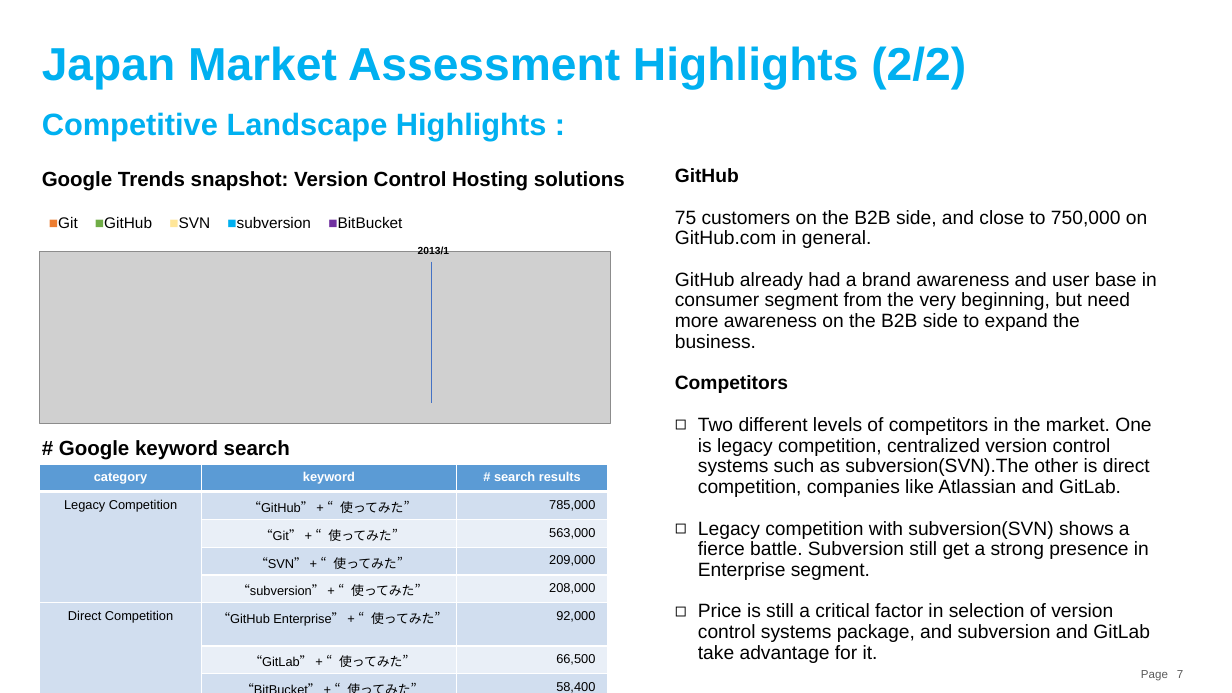
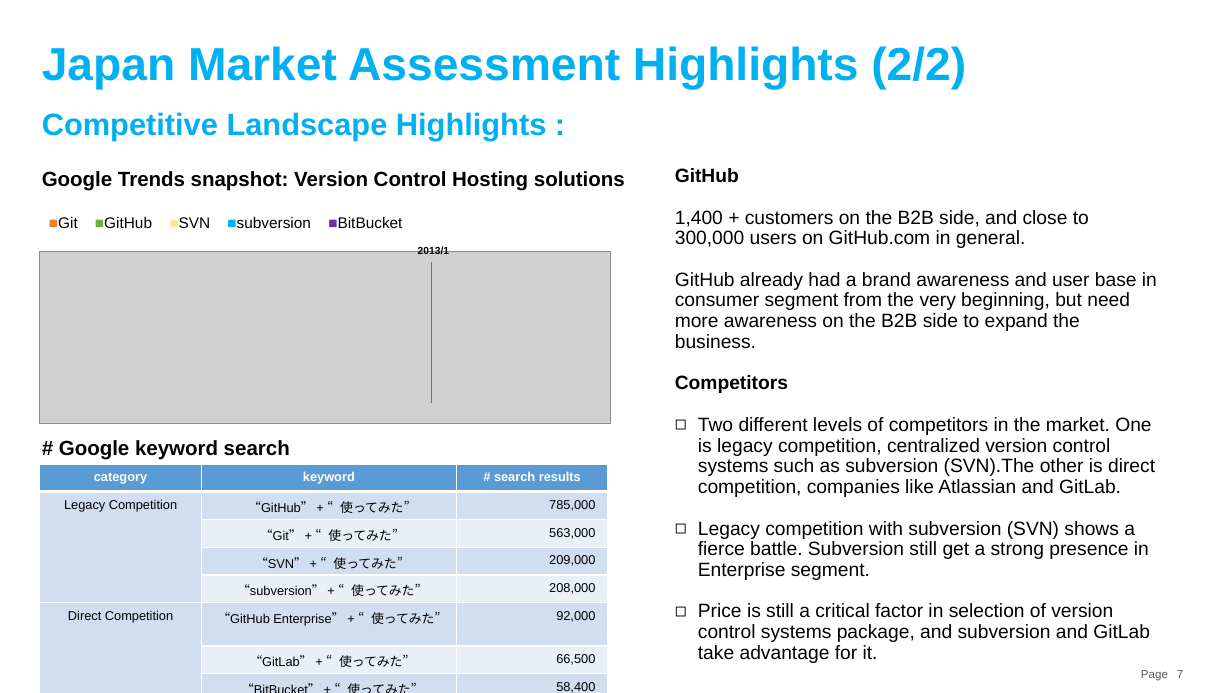
Before and after one commit to souebina/GitHub-Japan-Marketing-Plan, a slide deck: slide 7 of GitHub Japan Marketing Strategy.pptx. Drawn at 1232x693 pixels with LibreOffice and Linux fonts; fonts in the diff are those of the drawing; grey boxes stand for pictures. Boxes give left, top, right and bottom in pixels: in the first picture for what was removed or moved away, otherwise in the second. Text is boxed around its words. In the diff, an @@ line names an element or a change of style, - is before the commit and + after.

Commit message:
updated

```diff
--- a/GitHub Japan Marketing Strategy.pptx
+++ b/GitHub Japan Marketing Strategy.pptx
@@ text at (x1=675, y1=210, x2=1089, y2=248): text changed @@
-75 customers on the B2B side, and close to 750,000 on GitHub.com in general.
+1,400 + customers on the B2B side, and close to 300,000 users on GitHub.com in general.
@@ text at (x1=698, y1=417, x2=1155, y2=580): spaces changed @@
-◻ Two different levels of competitors in the market. One is legacy competition, centralized version control systems such as subversion(SVN).The other is direct competition, companies like Atlassian and GitLab.
-◻ Legacy competition with subversion(SVN) shows a fierce battle. Subversion still get a strong presence in
-  Enterprise segment.
+◻ Two different levels of competitors in the market. One is legacy competition, centralized version control systems such as subversion (SVN).The other is direct competition, companies like Atlassian and GitLab.
+◻ Legacy competition with subversion (SVN) shows a fierce battle. Subversion still get a strong presence in
+  Enterprise segment.
```
Also in this commit, not shown: 6 other slides changed.
